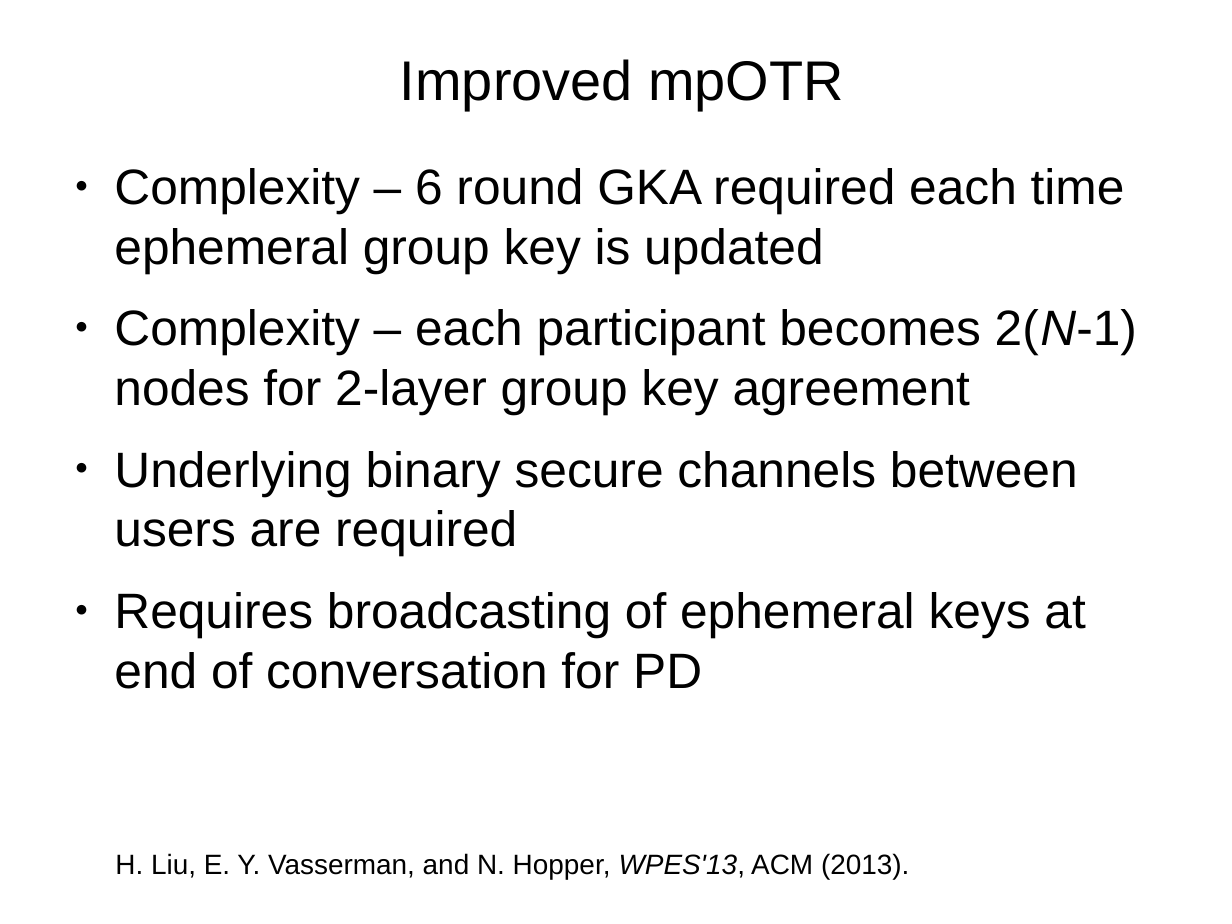
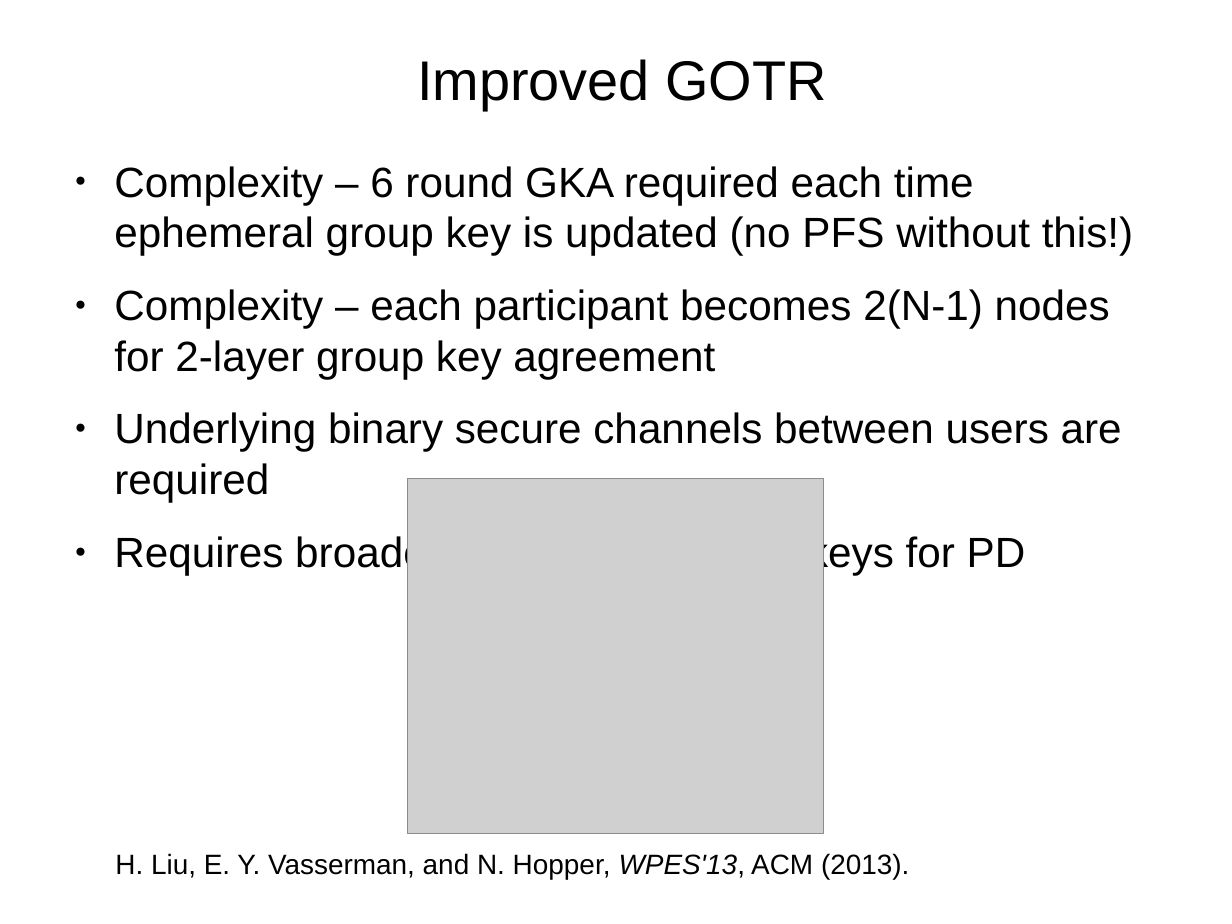
Before and after one commit to rxcomm/smmp, a slide deck: slide 11 of spec/slideshow.odp. Drawn at 1232x924 pixels with LibreOffice and Linux fonts; fonts in the diff are those of the drawing; grey boxes stand for pictures. Boxes give left, top, right and bottom in pixels: in the first picture for what was removed or moved away, otherwise in the second. Text is boxed around its words. In the diff, an @@ line names an element or a change of style, - is before the commit and + after.

```diff
--- a/spec/slideshow.odp
+++ b/spec/slideshow.odp
@@ title at [417,59,826,110]: text changed @@
-Improved mpOTR
+Improved GOTR
@@ text at [114,166,1133,256]: text changed; size 32 to 27.2 pt @@
-● Complexity – 6 round GKA required each time ephemeral group key is updated
+● Complexity – 6 round GKA required each time ephemeral group key is updated (no PFS without this!)
@@ text at [114,289,1122,502]: size 32 to 27.2 pt in "Complexity – each participant becomes 2(N-1) nodes ...", "Underlying binary secure channels between users are ..."; italic off in "2(N-1)" @@
@@ picture added at [408,478,825,833] @@
@@ text at [114,533,1026,575]: text changed; size 32 to 27.2 pt @@
-● Requires broadcasting of ephemeral keys at end of conversation for PD
+● Requires broadcasting of ephemeral keys for PD
```
Also in this commit, not shown: 6 other slides changed, 1 other file.
